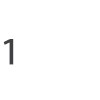
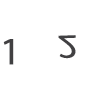
Comparing the layer stacks of the two 100×100 images. Changes:
added layer "2" above "1" over [58, 35, 76, 59]
